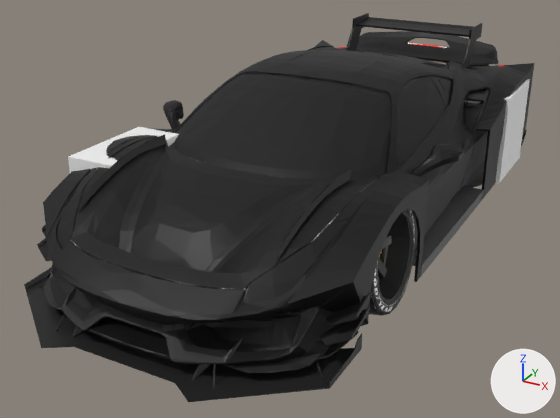
The glTF model client/public/model/pista.glb: old version first, new version second.
Camera for both pictures: a camera (50 mm lens) standing at (2.37, -5.16, 2.41) and looking at (-0.17, -0.54, 0.1). Arrows for +X, +Y and +Z are at lower right; the lights stay in place. The picture after the commit comes second.

In view in the first picture: 'body', 'wheelBackLeft', 'wheelFrontLeft', 'wheelFrontRight'.
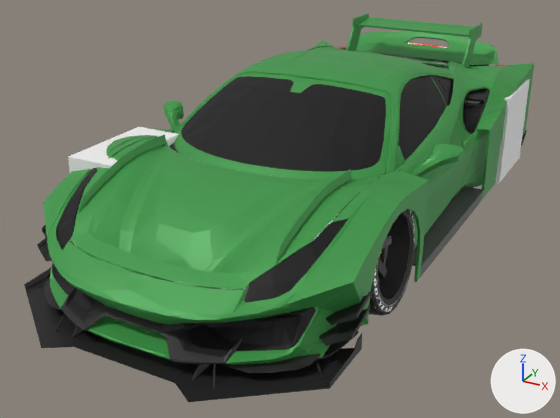
Changed parts and their boxes (x1, y1, x2, y2) in the pictures (560 x 418 px):
'body', recoloured (black to green): (42, 13, 534, 368) in both

The change, as a list of edits to the scene's bpy script:
```text
Change mat_coloured:
    mat_coloured.base_color: (0.0, 0.0, 0.0) -> (0.0497, 0.328, 0.0685)  # black #000000 -> green #3f9b4a
Change mat_green_car_paint:
    mat_green_car_paint.base_color: (0.0, 0.0, 0.0) -> (0.0497, 0.328, 0.0685)  # black #000000 -> green #3f9b4a
```
